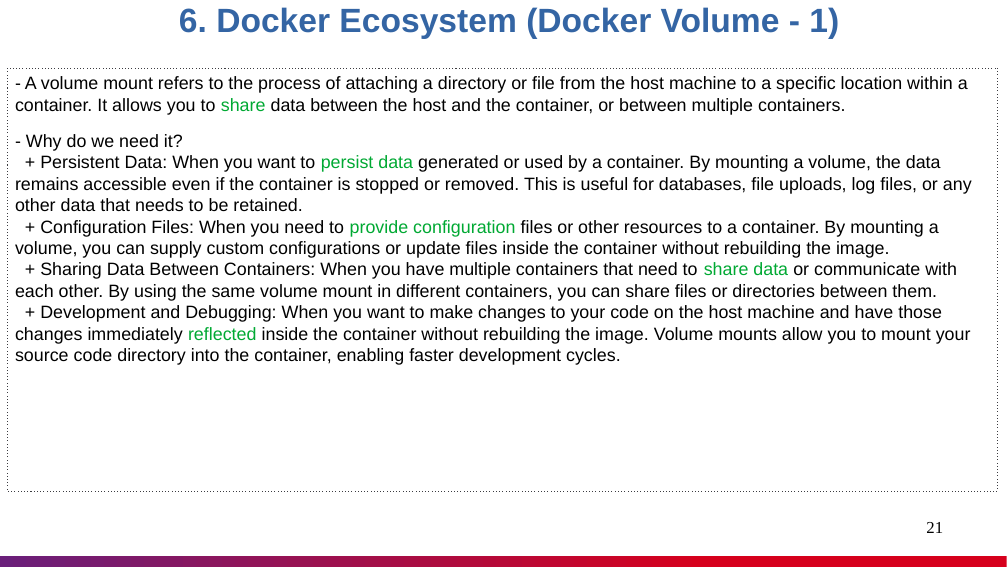
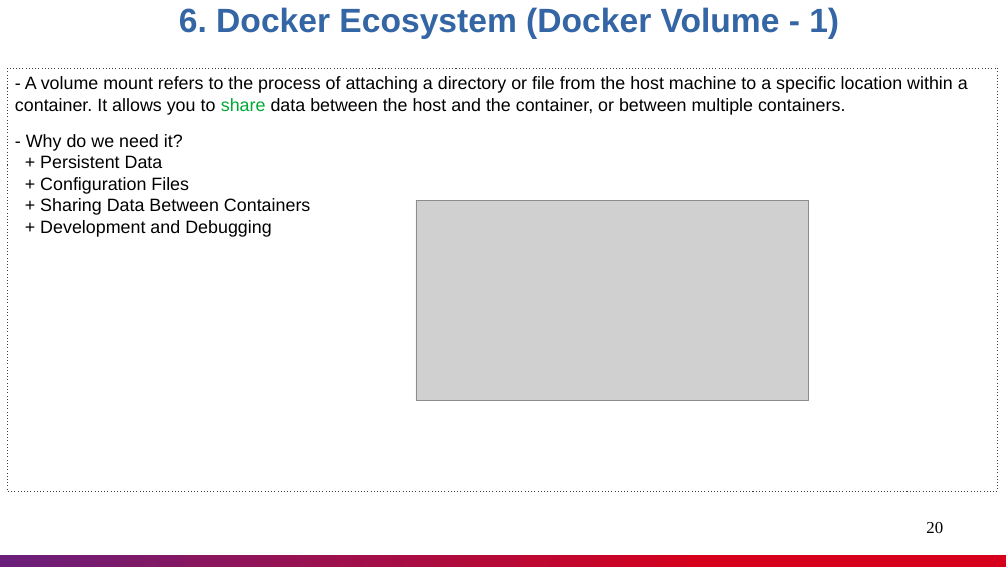
Before and after one commit to nashtech-garage/azure-devops-ci-cd, a slide deck: slide 20 of docker-demo/documents/Docker_Knowledge_Sharing.pptx (slide 21 before the commit). Drawn at 1008x567 pixels with LibreOffice and Linux fonts; fonts in the diff are those of the drawing; grey boxes stand for pictures. Boxes give left, top, right and bottom in pixels: in the first picture for what was removed or moved away, otherwise in the second. Text is boxed around its words. In the diff, an @@ line names an element or a change of style, - is before the commit and + after.

```diff
--- a/docker-demo/documents/Docker_Knowledge_Sharing.pptx
+++ b/docker-demo/documents/Docker_Knowledge_Sharing.pptx
@@ text in rectangle at [26,134,310,237]: text changed @@
-- Why do we need it?
-+ Persistent Data: When you want to persist data generated or used by a container. By mounting a volume, the data remains accessible even if the container is stopped or removed. This is useful for databases, file uploads, log files, or any other data that needs to be retained.
-+ Configuration Files: When you need to provide configuration files or other resources to a container. By mounting a volume, you can supply custom configurations or update files inside the container without rebuilding the image.
-+ Sharing Data Between Containers: When you have multiple containers that need to share data or communicate with each other. By using the same volume mount in different containers, you can share files or directories between them.
-+ Development and Debugging: When you want to make changes to your code on the host machine and have those changes immediately reflected inside the container without rebuilding the image. Volume mounts allow you to mount your source code directory into the container, enabling faster development cycles.
+- Why do we need it?
++ Persistent Data
++ Configuration Files
++ Sharing Data Between Containers
++ Development and Debugging
@@ picture added at [416,200,809,401] @@
@@ page number at [926,522,943,533]: text changed @@
-21
+20
```
Also in this commit, not shown: 13 other slides changed, 1 slide removed.
